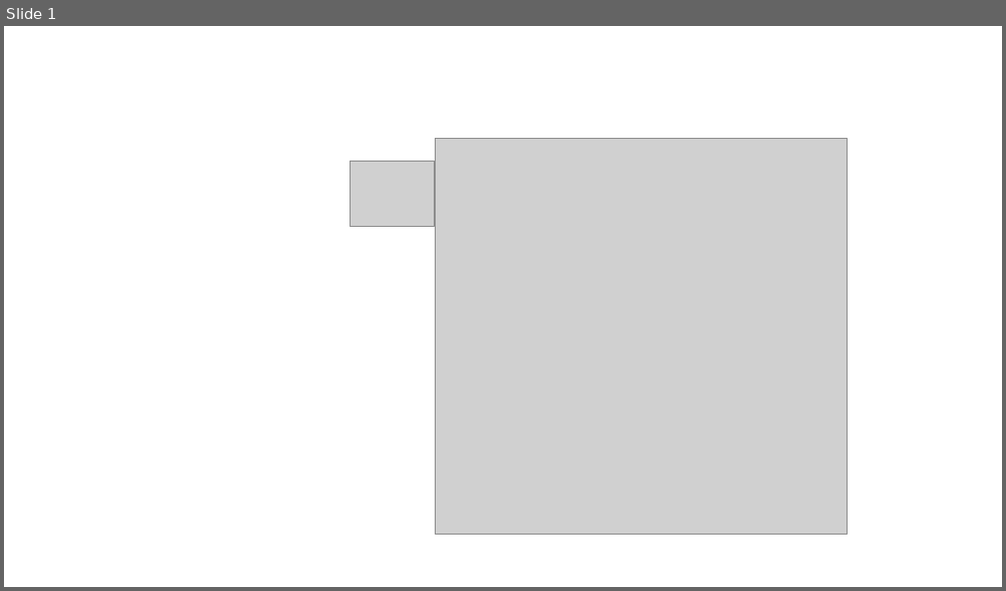
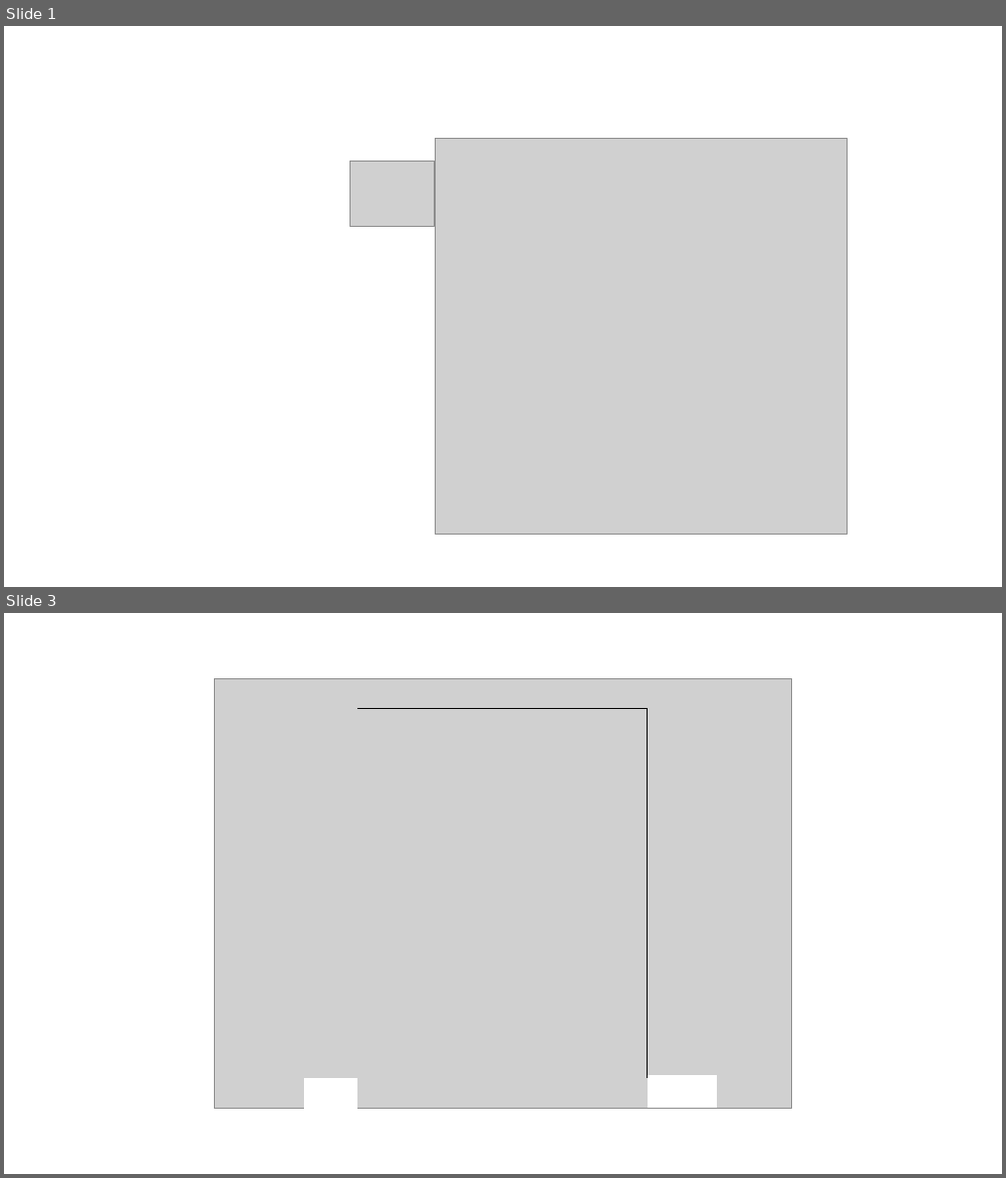
Before and after one commit to hurlbertlab/mbbs-analysis, a slide deck: figures/datapaper/scratch_routeyearcombo.pptx. Shown one above the other, each under a label of ours: slide 1 before the commit, slides 1 and 3 after it; the slides between them are not shown. The pictures are 1006x591 and 1006x1178 pixels, drawn with LibreOffice and Linux fonts; fonts in the diff are those of the drawing; grey boxes stand for pictures. Boxes give left, top, right and bottom in pixels: in the first picture for what was removed or moved away, otherwise in the second. Text is boxed around its words. In the diff, an @@ line names an element or a change of style, - is before the commit and + after.

```diff
--- a/figures/datapaper/scratch_routeyearcombo.pptx
+++ b/figures/datapaper/scratch_routeyearcombo.pptx
@@ slide 3 added at <box>4,613,1002,1174</box>, background #FFFFFF @@
@@ picture added at <box>214,679,792,1109</box> @@
@@ line added from (357, 708) to (648, 708), #000000 0.75 pt @@
@@ line added from (648, 708) to (648, 1078), #000000 0.75 pt @@
@@ rectangle added at <box>305,1079,356,1110</box>, fill #FFFFFF, outline #FFFFFF 1.5 pt @@
@@ rectangle added at <box>648,1076,717,1107</box>, fill #FFFFFF, outline #FFFFFF 1.5 pt @@
```
Also in this commit, not shown: 1 other slide added, 5 other files.
